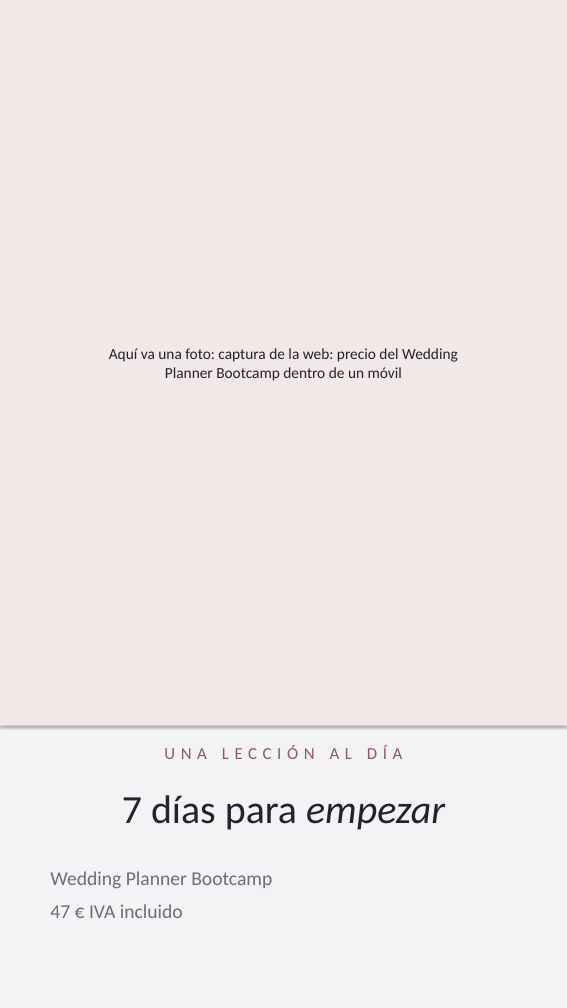
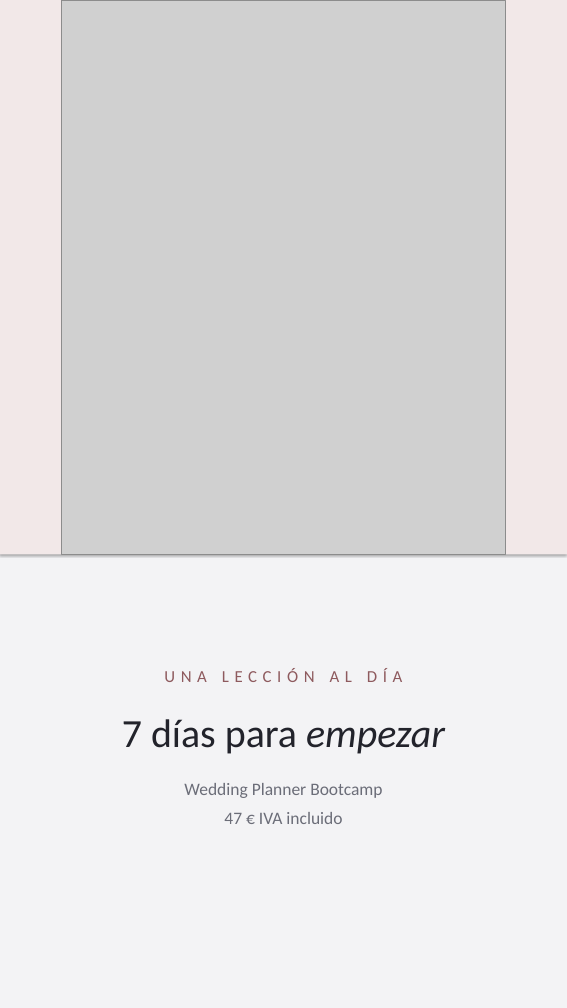
Before and after one commit to NDAEVENTS/NUBES-SCHOOL, a slide deck: slide 4 of public/ig/2026-10-31-listas/stories-canva.pptx. Drawn at 567x1008 pixels with LibreOffice and Linux fonts; fonts in the diff are those of the drawing; grey boxes stand for pictures. Boxes give left, top, right and bottom in pixels: in the first picture for what was removed or moved away, otherwise in the second. Text is boxed around its words. In the diff, an @@ line names an element or a change of style, - is before the commit and + after.

```diff
--- a/public/ig/2026-10-31-listas/stories-canva.pptx
+++ b/public/ig/2026-10-31-listas/stories-canva.pptx
@@ rectangle: place and size @@
-rectangle at box(0, 0, 567, 726)
+rectangle at box(0, 0, 567, 554)
@@ picture added at box(61, 0, 505, 554) @@
@@ text removed at box(109, 348, 458, 381) @@
-Aquí va una foto: captura de la web: precio del Wedding Planner Bootcamp dentro de un móvil
@@ text "UNA LECCIÓN AL DÍA": place and size @@
-text "UNA LECCIÓN AL DÍA" at box(50, 746, 445, 918)
+text "UNA LECCIÓN AL DÍA" at box(122, 669, 445, 824)
@@ text at box(184, 783, 382, 824): size 28 to 25 pt in "Wedding Planner Bootcamp 47 € IVA incluido"; alignment left to centre; less space between paragraphs @@
```
Also in this commit, not shown: 4 other slides changed, 14 other files.
